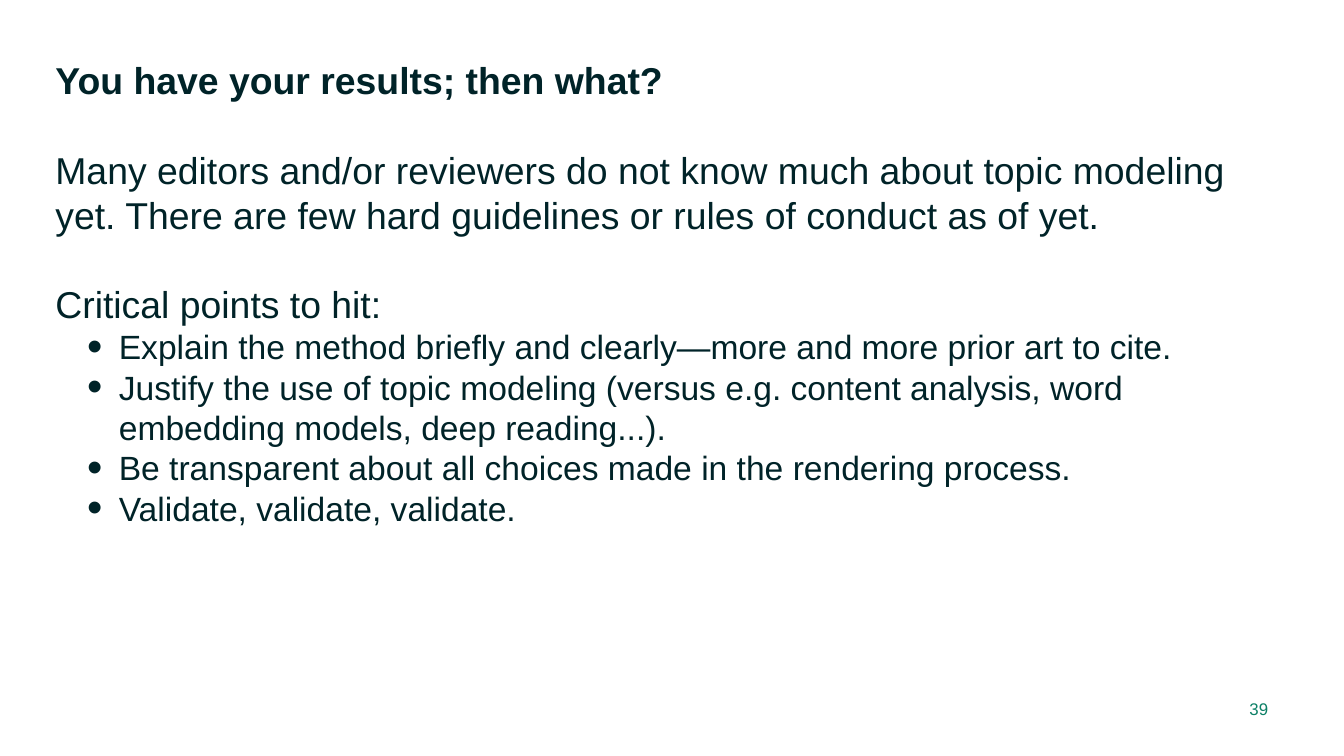
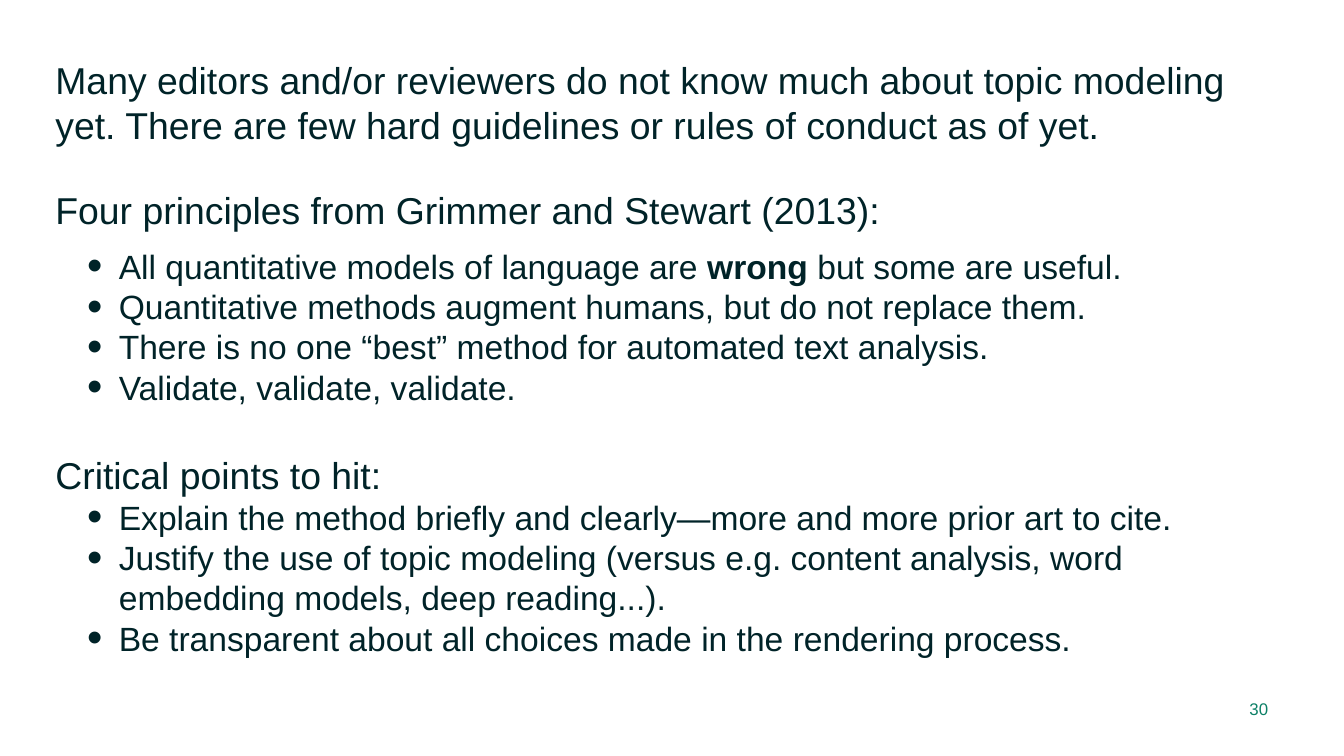
Before and after one commit to RFJHaans/SMS_2022_topicmodeling, a slide deck: slide 30 of Topic modeling workshop.pptx (slide 39 before the commit). Drawn at 1344x756 pixels with LibreOffice and Linux fonts; fonts in the diff are those of the drawing. Boxes give left, top, right and bottom in pixels: in the first picture for what was removed or moved away, otherwise in the second. Text is boxed around its words. In the diff, an @@ line names an element or a change of style, - is before the commit and + after.

```diff
--- a/Topic modeling workshop.pptx
+++ b/Topic modeling workshop.pptx
@@ text at (55, 67, 663, 102): paragraph removed @@
-You have your results; then what?
@@ text at (55, 197, 1122, 405): paragraphs added @@
+Four principles from Grimmer and Stewart (2013):
+  • All quantitative models of language are wrong but some are useful.
+  • Quantitative methods augment humans, but do not replace them.
+  • There is no one “best” method for automated text analysis.
+  • Validate, validate, validate.
@@ text at (119, 496, 516, 526): paragraph removed @@
-  • Validate, validate, validate.
@@ page number at (1249, 703, 1268, 715): text changed @@
-39
+30
```
Also in this commit, not shown: 6 other slides changed, 3 slides added, 10 slides removed.
